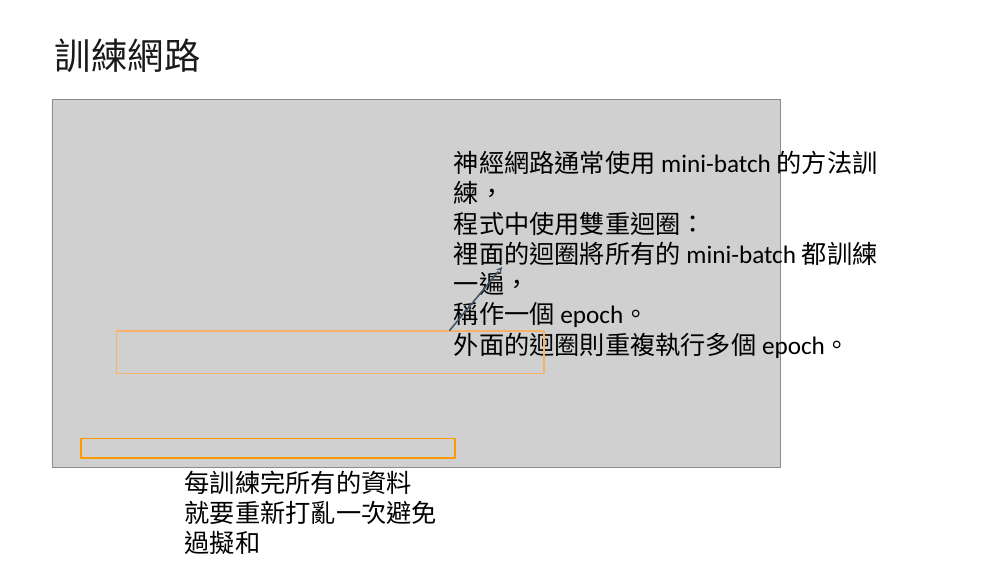
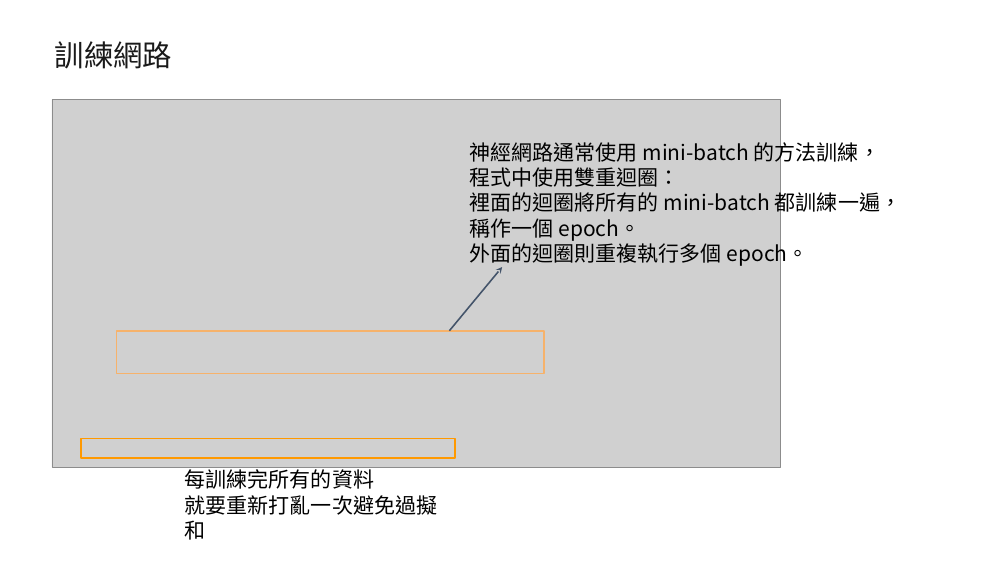
Before and after one commit to andy6804tw/deep-learning, a slide deck: slide 8 of 3-DNN/Presentation.pptx. Drawn at 1008x567 pixels with LibreOffice and Linux fonts; fonts in the diff are those of the drawing; grey boxes stand for pictures. Boxes give left, top, right and bottom in pixels: in the first picture for what was removed or moved away, otherwise in the second. Text is boxed around its words. In the diff, an @@ line names an element or a change of style, - is before the commit and + after.

```diff
--- a/3-DNN/Presentation.pptx
+++ b/3-DNN/Presentation.pptx
@@ title "訓練網路" at [55, 41, 172, 69]: size 34.7 to 28 pt, font Arial to Noto Sans CJK SC @@
@@ text "神經網路通常使用 mini-batch 的方法訓練，" at [470, 139, 901, 266]: size 24 to 20 pt, font Calibri to Noto Sans CJK SC @@
@@ text "神經網路通常使用 mini-batch 的方法訓練，": place and size @@
-text "神經網路通常使用 mini-batch 的方法訓練，" at [454, 146, 878, 361]
+text "神經網路通常使用 mini-batch 的方法訓練，" at [470, 139, 901, 266]
@@ text "每訓練完所有的資料" at [185, 467, 437, 540]: size 24 to 20 pt, font Calibri to Noto Sans CJK SC @@
```
Also in this commit, not shown: 7 other slides changed, 1 other file.
